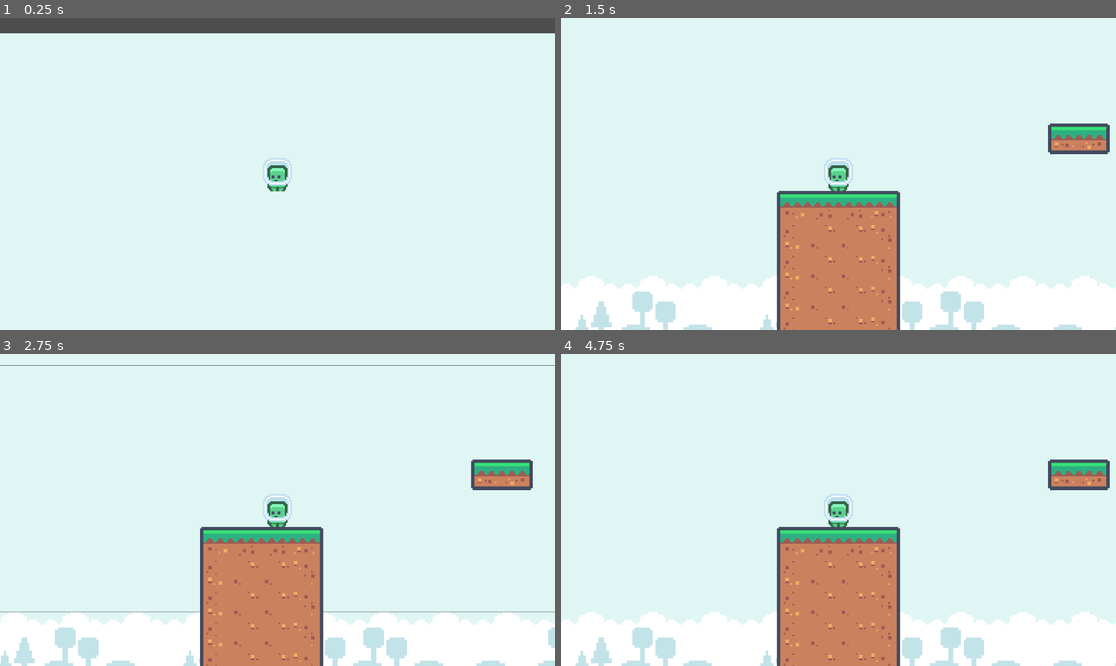
Above: before the commit, frames 1-4 (two rows, left to right).
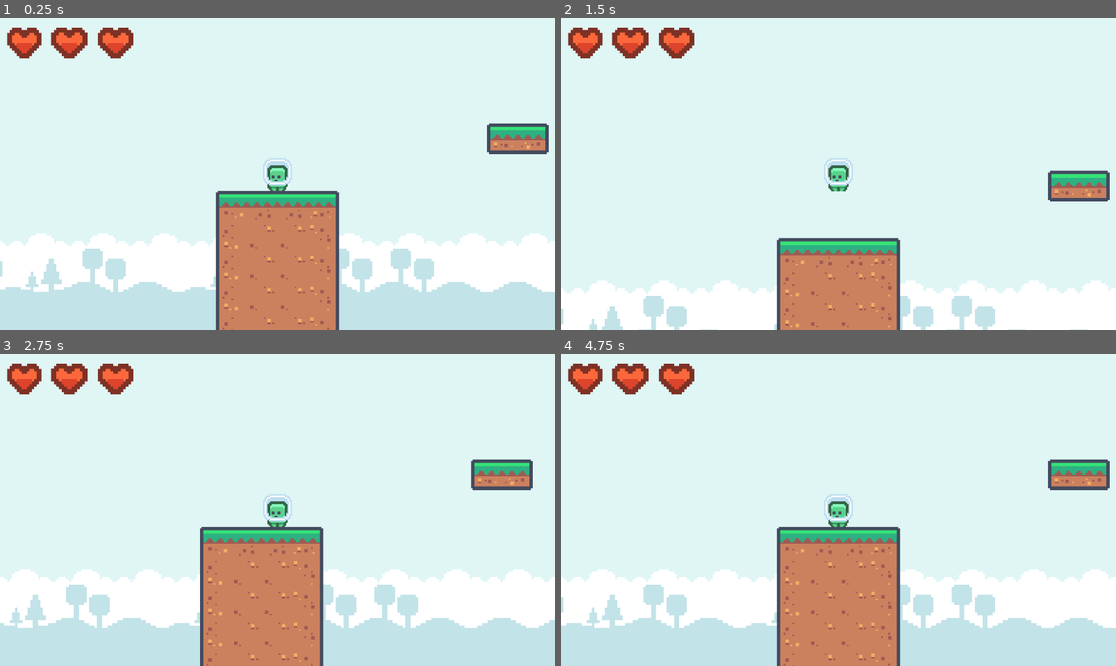
Above: after the commit, the same moments.

Repository: Bernat-dev/Platformer_
Game: Godot game, scene res://Escenes/node_2d.tscn
The game is run twice, just before and just after one commit, with the same random seed, the same clock (stepped at 60 frames per second) and the same inputs.
Inputs:
- Up to frame 1 (0.25 s): no input
- Up to frame 2 (1.5 s): tap Right (moure_dreta) at 0.6 s; tap Space (salt) at 0.77 s; tap Left (moure_esquerra) at 1.35 s
- Up to frame 3 (2.75 s): tap Space (salt) at 1.52 s; tap Right (moure_dreta) at 2.1 s
- Up to frame 4 (4.75 s): tap Left (moure_esquerra) at 2.85, 4.35 s; tap Space (salt) at 3.02, 3.77, 4.52 s; tap Right (moure_dreta) at 3.6 s

The runs differ from the first frame. In frame 1, 39% of the frame differs, in the area x 0-100%, y 0-100%; in frame 2, 12%; in frame 3, 21%; in frame 4, 21%.

Commit message:
Vides i contador de monedes

Diff:
--- /dev/null
+++ b/Escenes/cor.tscn
@@ -0,0 +1,22 @@
+[gd_scene load_steps=4 format=3 uid="uid://db0hhxtlj66y4"]
+
+[ext_resource type="Texture2D" uid="uid://dovv36uxwhuyd" path="res://Sprites/tile_0044.png" id="1_m5ug7"]
+[ext_resource type="Texture2D" uid="uid://yu0xlcw3o220" path="res://Sprites/tile_0046.png" id="2_0whfb"]
+
+[sub_resource type="SpriteFrames" id="SpriteFrames_h4bsn"]
+animations = [{
+"frames": [{
+"duration": 1.0,
+"texture": ExtResource("1_m5ug7")
+}, {
+"duration": 1.0,
+"texture": ExtResource("2_0whfb")
+}],
+"loop": true,
+"name": &"default",
+"speed": 5.0
+}]
+
+[node name="Cor" type="AnimatedSprite2D"]
+scale = Vector2(2, 2)
+sprite_frames = SubResource("SpriteFrames_h4bsn")
--- a/Escenes/node_2d.tscn
+++ b/Escenes/node_2d.tscn
@@ -1,21 +1,73 @@
-[gd_scene load_steps=7 format=3 uid="uid://8i1bdtutlaij"]
+[gd_scene load_steps=11 format=3 uid="uid://8i1bdtutlaij"]
 
 [ext_resource type="PackedScene" uid="uid://brihn55cto723" path="res://Escenes/fons.tscn" id="1_khkio"]
 [ext_resource type="PackedScene" uid="uid://daofu4um8tcmv" path="res://Escenes/player.tscn" id="1_qabl6"]
 [ext_resource type="PackedScene" uid="uid://dayf88orsw1pj" path="res://Escenes/terra.tscn" id="2_gyiwt"]
+[ext_resource type="Texture2D" uid="uid://yu0xlcw3o220" path="res://Sprites/tile_0046.png" id="3_0v6t4"]
 [ext_resource type="PackedScene" uid="uid://duydwmegvvhnx" path="res://Escenes/death_zone.tscn" id="3_belbe"]
 [ext_resource type="PackedScene" path="res://Escenes/plataforma_2.tscn" id="3_hghi8"]
+[ext_resource type="Texture2D" uid="uid://dovv36uxwhuyd" path="res://Sprites/tile_0044.png" id="4_afjth"]
 [ext_resource type="PackedScene" uid="uid://1y8jd4l3u0bg" path="res://Escenes/moneda.tscn" id="5_6m6vu"]
+[ext_resource type="FontFile" uid="uid://dtolxx1ssfovp" path="res://Sprites/CutePixel.ttf" id="5_afjth"]
+
+[sub_resource type="SpriteFrames" id="SpriteFrames_h4bsn"]
+animations = [{
+"frames": [{
+"duration": 1.0,
+"texture": ExtResource("3_0v6t4")
+}],
+"loop": true,
+"name": &"Buit",
+"speed": 5.0
+}, {
+"frames": [{
+"duration": 1.0,
+"texture": ExtResource("4_afjth")
+}],
+"loop": true,
+"name": &"Ple",
+"speed": 5.0
+}]
 
 [node name="Joc" type="Node2D"]
 
 [node name="Cel" parent="." instance=ExtResource("1_khkio")]
-position = Vector2(-839, 473)
+position = Vector2(-816, 384)
 
 [node name="CharacterBody2D" parent="." instance=ExtResource("1_qabl6")]
 scale = Vector2(3, 3)
 
 [node name="Camera2D" type="Camera2D" parent="CharacterBody2D"]
+
+[node name="Cor" type="AnimatedSprite2D" parent="CharacterBody2D"]
+position = Vector2(-175.167, -90.6667)
+scale = Vector2(1.68518, 1.77778)
+sprite_frames = SubResource("SpriteFrames_h4bsn")
+animation = &"Ple"
+autoplay = "Ple"
+
+[node name="Cor2" type="AnimatedSprite2D" parent="CharacterBody2D"]
+position = Vector2(-112, -90.6667)
+scale = Vector2(1.77778, 1.77778)
+sprite_frames = SubResource("SpriteFrames_h4bsn")
+animation = &"Ple"
+autoplay = "Ple"
+
+[node name="Cor3" type="AnimatedSprite2D" parent="CharacterBody2D"]
+position = Vector2(-144, -90.6667)
+scale = Vector2(1.79167, 1.79167)
+sprite_frames = SubResource("SpriteFrames_h4bsn")
+animation = &"Ple"
+autoplay = "Ple"
+
+[node name="contador_monedes" type="Label" parent="CharacterBody2D"]
+offset_left = 85.3333
+offset_top = -101.333
+offset_right = 125.333
+offset_bottom = -78.3333
+theme_override_colors/font_color = Color(0.980392, 0.854902, 0, 1)
+theme_override_colors/font_shadow_color = Color(0, 0, 0, 1)
+theme_override_fonts/font = ExtResource("5_afjth")
 
 [node name="plataforma_1" parent="." instance=ExtResource("2_gyiwt")]
 position = Vector2(0, 616)
@@ -27,7 +79,7 @@
 position = Vector2(1096, 684)
 
 [node name="death_zone" parent="." instance=ExtResource("3_belbe")]
-position = Vector2(442, 1093)
+position = Vector2(505, 941)
 
 [node name="moneda_1" parent="." instance=ExtResource("5_6m6vu")]
 position = Vector2(1152, 632)
--- a/Scripts/moneda.gd
+++ b/Scripts/moneda.gd
@@ -1,5 +1,7 @@
 extends Area2D
+signal moneda_agafada
 
 
 func _on_body_entered(body: CharacterBody2D) -> void:
+	body.moneda_agafada()
 	queue_free()
--- a/Scripts/player.gd
+++ b/Scripts/player.gd
@@ -6,9 +6,18 @@
 var salt := -500
 var max_salt := 2
 var salts_disponibles := max_salt
+var vides:= 3
+
+var monedes_agafades = 0
+
+func moneda_agafada():
+	monedes_agafades += 1
+	$contador_monedes.text = "%d" % [monedes_agafades]
+
 
 func _ready() -> void:
 	MOTION_MODE_GROUNDED
+	position = Vector2(0,530)
 
 func _process(delta: float) -> void:
 	var dx = Input.get_axis("moure_esquerra","moure_dreta")
@@ -40,11 +49,17 @@
 		else:
 			$AnimatedSprite2D.play("salt")
 
-
+	if vides == 0:
+		self.queue_free()
+	if vides == 2:
+		$Cor2.play("Buit")
+	if vides == 1:
+		$Cor3.play("Buit")
 
 
 
 
 func _on_area_2d_body_entered(body: Node2D) -> void:
 	if body == self:
-		queue_free()
+		vides-=1
+		position = Vector2(0,530)
Not shown: 1 places in Escenes/moneda.tscn that only renumber resources
Binary file added: Sprites/CutePixel.ttf
Not shown, added: Sprites/CutePixel.ttf.import
Binary file added: Sprites/tile_0044.png
Not shown, added: Sprites/tile_0044.png.import
Binary file added: Sprites/tile_0046.png
Not shown, added: Sprites/tile_0046.png.import
